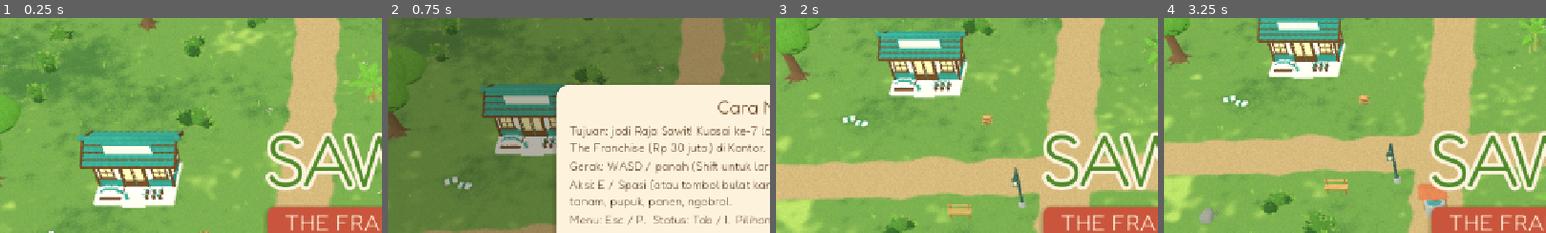
Above: before the commit, frames 1-4 (left to right).
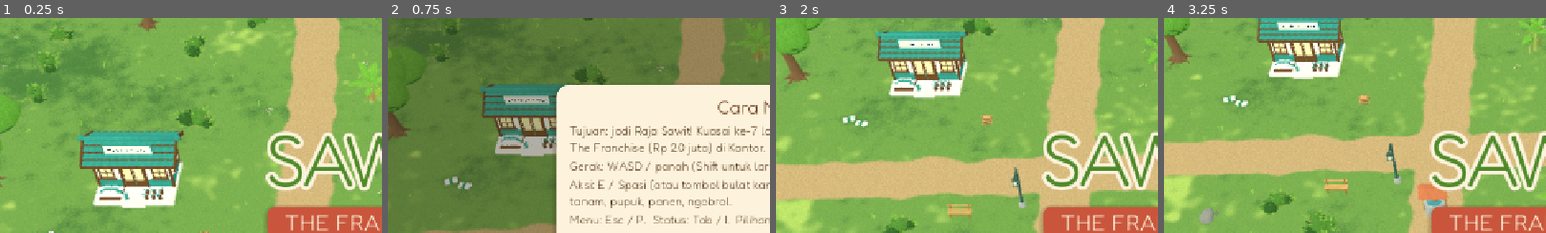
Above: after the commit, the same moments.

Repository: leonnrdewa-lang/rumah
Game: Godot game, scene res://scenes/main.tscn
The game is run twice, just before and just after one commit, with the same random seed, the same clock (stepped at 60 frames per second) and the same inputs.
Inputs (mouse positions are % of the whole screen's width and height, from its top left):
- Up to frame 1 (0.25 s): no input
- Up to frame 2 (0.75 s): click "Cara Main" at 0.5 s
- Up to frame 3 (2 s): tap Enter (ui_accept) at 1.25, 1.52 s; move the mouse to (72, 45) at 1.27 s; hold D (move_right) from 1.28 s (still down); hold E (action) from 1.28 s (still down); click (72, 45) at 1.42 s; tap Shift (run) at 1.55 s
- Up to frame 4 (3.25 s): release D (move_right) at 2 s; release E (action) at 2 s; drag from (30, 55) to (45, 70) at 2.02 s; move the mouse to (60, 28) at 2.77 s; hold D (move_right) from 2.78 s (still down); hold Tab (status) from 2.78 s (still down); tap E (action) at 3.05 s
The pictures show only the part of the screen within x 1-51%, y 0-50%; the shares and areas given below are measured in that part.

The runs differ from the first frame. In frame 1, less than 0.1% of the frame differs, in the area x 28-38%, y 60-63%; in frame 2, 0.3%, in the area x 31-98%, y 37-64%; in frame 3, less than 0.1%; in frame 4, less than 0.1%.

Commit message:
Finish Blender asset set, touch/mobile polish and final web build
- buildings, props, item icons, 12 chibi characters with portraits, vegetation
- shop signs, jetty walkway, floating boats, night lantern, extortion option
- touch UI scale, minimap sizing, float16 height data for smooth shorelines
- docs/ holds the GitHub Pages build; dist/ (Artifact build) stays untracked

Co-Authored-By: Claude Opus 5.5 <noreply@anthropic.com>
Claude-Session: https://claude.ai/code/session_01M7a4rv5dfQbxrs4P7XJC4u

Diff:
--- a/game/scripts/autoload/gs.gd
+++ b/game/scripts/autoload/gs.gd
@@ -15,13 +15,13 @@
 const SAVE_VERSION := 1
 const DAY_START := 6.0
 const DAY_END := 24.0
-const HOURS_PER_SECOND := 1.0 / 15.0  # one in-game hour lasts 15 real seconds
+const HOURS_PER_SECOND := 1.0 / 12.0  # one in-game hour lasts 12 real seconds
 
 const PRICE := {
 	"bibit": 60000, "pupuk": 35000, "nasi": 15000, "kopi": 5000,
 	"surat": 400000, "preman": 1500000, "amplop": 2000000,
 	"gerobak": 750000, "truk": 4000000, "mesin": 4000000, "csr": 1500000,
-	"buruh_upah": 150000, "buruh_murah": 60000, "lisensi": 30000000,
+	"buruh_upah": 150000, "buruh_murah": 60000, "lisensi": 20000000,
 	"olah": 10000, "minyak_grosir": 30000, "franchise_fee": 2500000,
 }
 const OIL_PRICES := [25000, 55000, 95000]
--- a/game/scripts/debug/autotest.gd
+++ b/game/scripts/debug/autotest.gd
@@ -215,6 +215,77 @@
 			await press(KEY_TAB)
 			await wait(0.3)
 			await shot("status", 5)
+		"econ":
+			# honest strategy: farm, buy land at fair price, hire workers; how long to win?
+			world.start_game(false)
+			world.ui.close()
+			var d: Node = world.deals
+			var order := ["nenek", "kakek", "pemuda", "ibu", "petani", "kades"]
+			for day in 60:
+				GS.energy = GS.max_energy
+				var meals := 2
+				for p in GS.parcels:
+					if p["owner"] != "player":
+						continue
+					for i in 12:
+						var info := GS.tile_action_info(p["id"], i)
+						if not info["ok"] and info["verb"].begins_with("Butuh bibit") and GS.money > 400000:
+							d._buy("bibit", 5, GS.PRICE["bibit"] * 5, func(): pass)
+							info = GS.tile_action_info(p["id"], i)
+						if info["ok"] and info["kind"] == "fert":
+							continue
+						if GS.energy < 12 and meals > 0 and GS.money > 20000:
+							GS.money -= 15000
+							GS.energy += 40
+							meals -= 1
+						if int(GS.inv["tbs"]) >= GS.capacity():
+							d._sell_tbs()
+						GS.do_tile_action(p["id"], i)
+				d._sell_tbs()
+				world.ui.close()
+				for vid in order:
+					if GS.villagers[vid]["status"] == "owner" and GS.money > GS.VILLAGERS[vid]["value"] + 600000:
+						d._buy_fair(vid)
+						world.ui.close()
+						break
+				if GS.palm_count() >= 30 and GS.workers.size() < 3 and GS.money > 3000000:
+					d._hire_generic()
+					world.ui.close()
+				if not GS.upgrades["gerobak"] and GS.money > 1500000:
+					d._buy_upgrade("gerobak")
+					world.ui.close()
+				if GS.controlled_parcels() >= 7 and GS.money >= GS.PRICE["lisensi"]:
+					print("WIN on day ", GS.day)
+					break
+				GS.sleep()
+				world.ui.close()
+				GS.pending_events.clear()
+				if day % 5 == 4:
+					print("day %d money=%s parcels=%d palms=%d workers=%d" % [GS.day, GS.fmt_short(GS.money), GS.controlled_parcels(), GS.palm_count(), GS.workers.size()])
+		"touch":
+			world.start_game(false)
+			world.ui.close()
+			await wait(0.2)
+			var x0: float = world.player.global_position.x
+			var t := InputEventScreenTouch.new()
+			t.index = 0
+			t.position = Vector2(250, 520)
+			t.pressed = true
+			Input.parse_input_event(t)
+			for k in 8:
+				var dr := InputEventScreenDrag.new()
+				dr.index = 0
+				dr.position = Vector2(250 - k * 10, 520)
+				dr.relative = Vector2(-10, 0)
+				Input.parse_input_event(dr)
+				await get_tree().process_frame
+			await wait(1.0)
+			print("touch joystick: touch_mode=%s moved dx=%.2f" % [world.ui._touch_mode, world.player.global_position.x - x0])
+			await shot("touch_joystick", 2)
+			t.pressed = false
+			Input.parse_input_event(t)
+			await wait(0.2)
+			print("released vec=", world.player.touch_vec)
 		"perf":
 			world.start_game(false)
 			world.ui.close()
--- a/game/scripts/ui/ui.gd
+++ b/game/scripts/ui/ui.gd
@@ -303,7 +303,6 @@
 	minimap = preload("res://scripts/ui/minimap.gd").new()
 	minimap.world = world
 	minimap.font = _font_bold
-	minimap.custom_minimum_size = Vector2(204, 180)
 	hud.add_child(minimap)
 	# bottom-left: context prompt like "E  Take out the rod"
 	prompt_key = _label("E", 20, CREAM, true)
@@ -342,6 +341,8 @@
 		want = 1.25
 	if not is_equal_approx(get_tree().root.content_scale_factor, want):
 		get_tree().root.content_scale_factor = want
+		call_deferred("_layout")
+		return
 	var vp := root.get_viewport_rect().size
 	var tr: Control = hud.get_node("TopRight")
 	tr.position = Vector2(vp.x - tr.get_combined_minimum_size().x - 16, 14)
@@ -838,7 +839,7 @@
 
 func show_help(on_close := Callable()) -> void:
 	var lines := [
-		"Tujuan: jadi Raja Sawit! Kuasai ke-7 lahan desa lalu beli Lisensi Sawit The Franchise (Rp 30 juta) di Kantor.",
+		"Tujuan: jadi Raja Sawit! Kuasai ke-7 lahan desa lalu beli Lisensi Sawit The Franchise (Rp 20 juta) di Kantor.",
 		"Gerak: WASD / panah (Shift untuk lari). Di HP: geser jempol kiri di layar.",
 		"Aksi: E / Spasi (atau tombol bulat kanan bawah di HP) — tebas semak, tanam, pupuk, panen, ngobrol.",
 		"Menu: Esc / P.  Status: Tab / I.  Pilihan dialog: tombol angka 1–6.",
--- a/game/scripts/world/world.gd
+++ b/game/scripts/world/world.gd
@@ -35,6 +35,7 @@
 var worker_npcs: Array = []
 var temp_nodes: Array = []
 var boats: Array = []
+var player_light: OmniLight3D
 var tents: Array = []
 var lamps: Array[OmniLight3D] = []
 var player: Player
@@ -334,7 +335,7 @@
 			var p0 := xf * Vector3(aabb.position.x, 0, aabb.position.z)
 			var p1 := xf * Vector3(aabb.end.x, 0, aabb.end.z)
 			walk_rects.append([minf(p0.x, p1.x) + 0.2, minf(p0.z, p1.z) + 0.2, maxf(p0.x, p1.x) - 0.2,
-				maxf(p0.z, p1.z) - 0.2, aabb.end.y - 0.05 + node.position.y])
+				maxf(p0.z, p1.z) - 0.2, node.position.y + 0.3])  # deck top is 0.3 m above the origin
 			continue
 		_add_box(xf, aabb, 0.92)
 		var door := xf * Vector3(0, 0, aabb.end.z + 1.1)
@@ -346,30 +347,31 @@
 			interactables.append({"pos": door, "r": 2.4, "prompt": func(): return prompt_text,
 				"act": func(): deals.open_service(id)})
 		if id == "kantor":
-			_decorate_kantor(node)
-
-
-func _decorate_kantor(node: Node3D) -> void:
-	var src := ModelLib.instance("kantor", true)
+			_decorate_sign(node, "kantor", "KANTOR SAWIT\nThe Franchise™", Color("3b5d2a"))
+		elif id == "toko":
+			_decorate_sign(node, "toko", "KOPERASI DESA", Color("2f5a6a"))
+
+
+func _decorate_sign(node: Node3D, model: String, text: String, color: Color) -> void:
+	var src := ModelLib.instance(model, true)
 	var board: Node3D = src.find_child("SignBoard", true, false)
 	var label := Label3D.new()
-	label.text = "KANTOR SAWIT\nThe Franchise™"
+	label.text = text
 	label.font = ModelLib.label_font()
 	label.font_size = 64
 	label.outline_size = 0
-	label.modulate = Color("3b5d2a")
+	label.modulate = color
 	label.pixel_size = 0.006
 	label.line_spacing = -6
 	node.add_child(label)
 	if board:
-		var ab := AABB()
+		# the board's origin is the centre of its front face, which faces +Z
 		var meshes := ModelLib.find_meshes(board)
+		var width := 2.4
 		if not meshes.is_empty():
-			ab = meshes[0].mesh.get_aabb()
-			var xf := ModelLib._rel_xform(meshes[0], src)
-			ab = xf * ab
-		label.position = ab.get_center() + Vector3(0, 0, ab.size.z * 0.5 + 0.03)
-		label.pixel_size = clampf(ab.size.x / 520.0, 0.003, 0.01)
+			width = meshes[0].mesh.get_aabb().size.x
+		label.transform = ModelLib._rel_xform(board, src) * Transform3D(Basis(), Vector3(0, 0, 0.03))
+		label.pixel_size = clampf(width / 560.0, 0.003, 0.01)
 	else:
 		label.position = Vector3(0, 3.2, 2.6)
 	src.free()
@@ -475,6 +477,13 @@
 	var sp: Array = layout.get("player_spawn", [0, 0])
 	add_child(player)
 	player.global_position = Vector3(sp[0], height_at(sp[0], sp[1]), sp[1])
+	# a warm little lantern glow around the player at night
+	player_light = OmniLight3D.new()
+	player_light.light_color = Color(1.0, 0.82, 0.55)
+	player_light.omni_range = 7.0
+	player_light.light_energy = 0.0
+	player_light.position = Vector3(0, 2.2, 0.4)
+	player.add_child(player_light)
 
 
 func _build_npcs() -> void:
@@ -807,6 +816,8 @@
 	RenderingServer.global_shader_parameter_set("night", night)
 	for l in lamps:
 		l.light_energy = night * 1.6
+	if player_light:
+		player_light.light_energy = night * 0.9
 
 
 func _update_camera(delta: float) -> void:
Not shown, changed: README.md
Not shown, changed: docs/index.html
Not shown, changed: docs/index.pck.gz
Not shown, changed: docs/index.wasm.gz
Not shown, changed: tools/web_test.js
